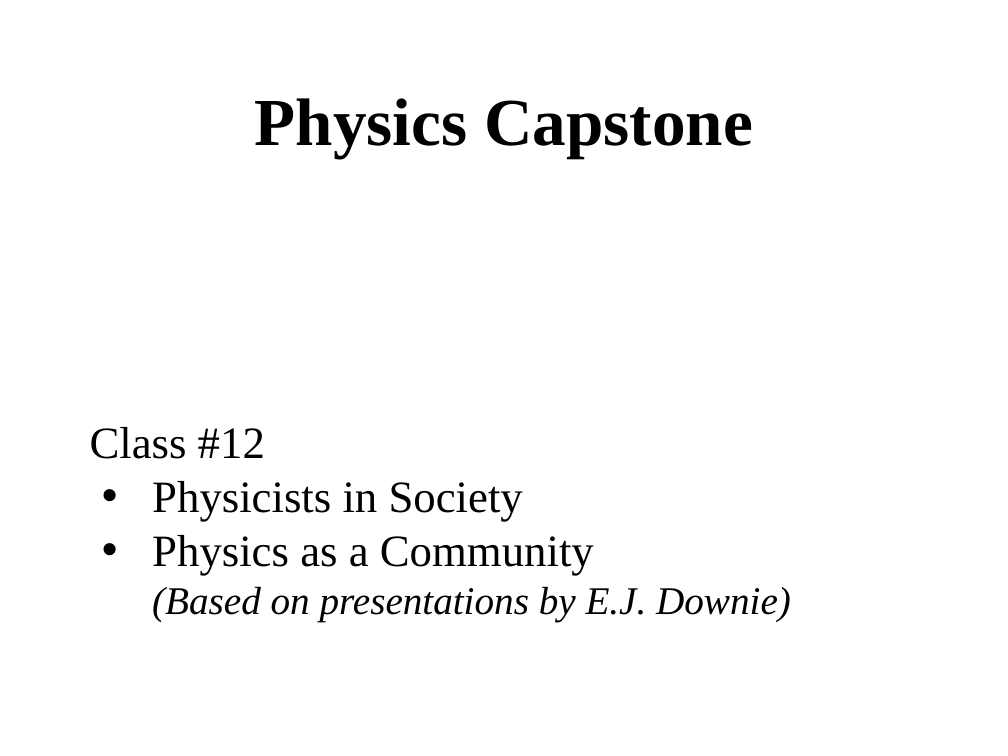
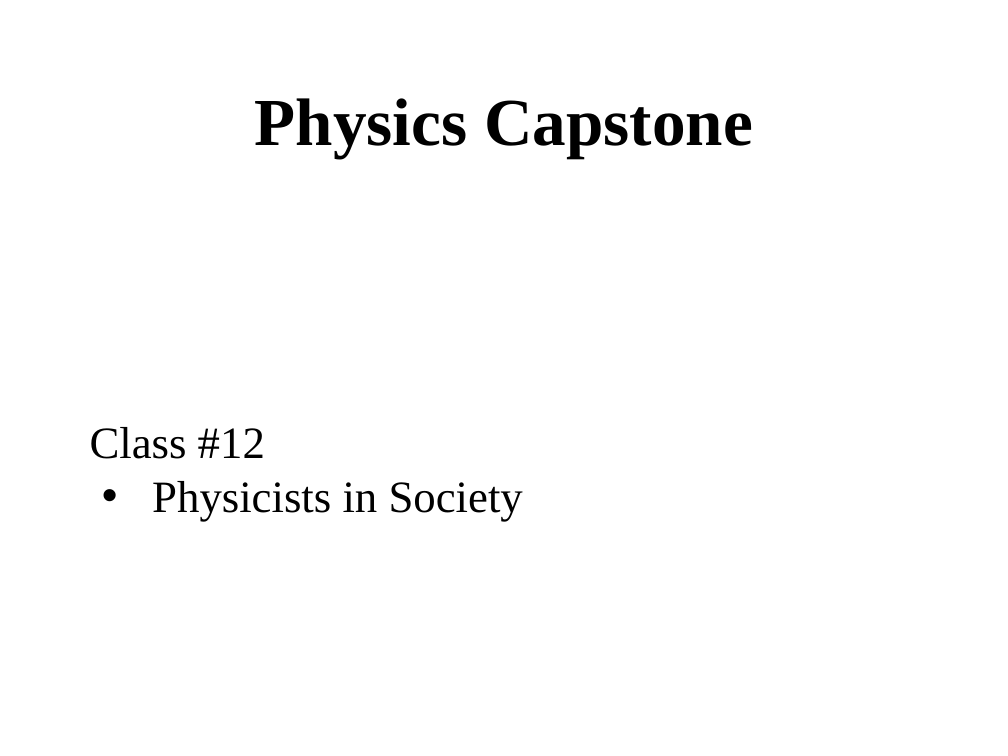
Before and after one commit to ajvanderhorst/PhysicsCapstoneGW, a slide deck: slide 1 of Slides/Class12.pptx. Drawn at 1008x756 pixels with LibreOffice and Linux fonts; fonts in the diff are those of the drawing. Boxes give left, top, right and bottom in pixels: in the first picture for what was removed or moved away, otherwise in the second. Text is boxed around its words. In the diff, an @@ line names an element or a change of style, - is before the commit and + after.

```diff
--- a/Slides/Class12.pptx
+++ b/Slides/Class12.pptx
@@ text at [152, 535, 791, 622]: paragraphs removed @@
-• Physics as a Community
-  (Based on presentations by E.J. Downie)
```
Also in this commit, not shown: 1 other slide changed, 16 slides removed, 17 other files.
